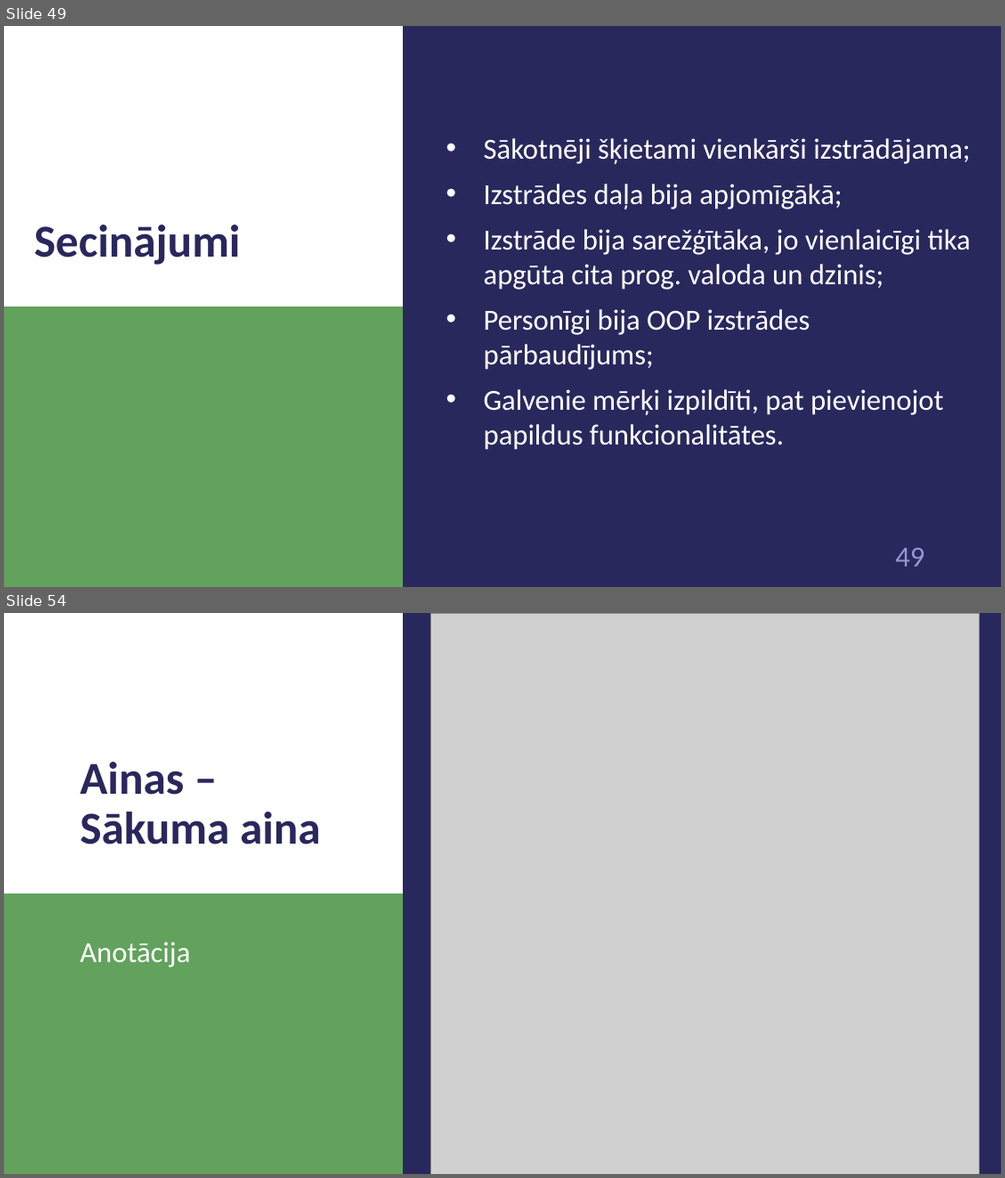
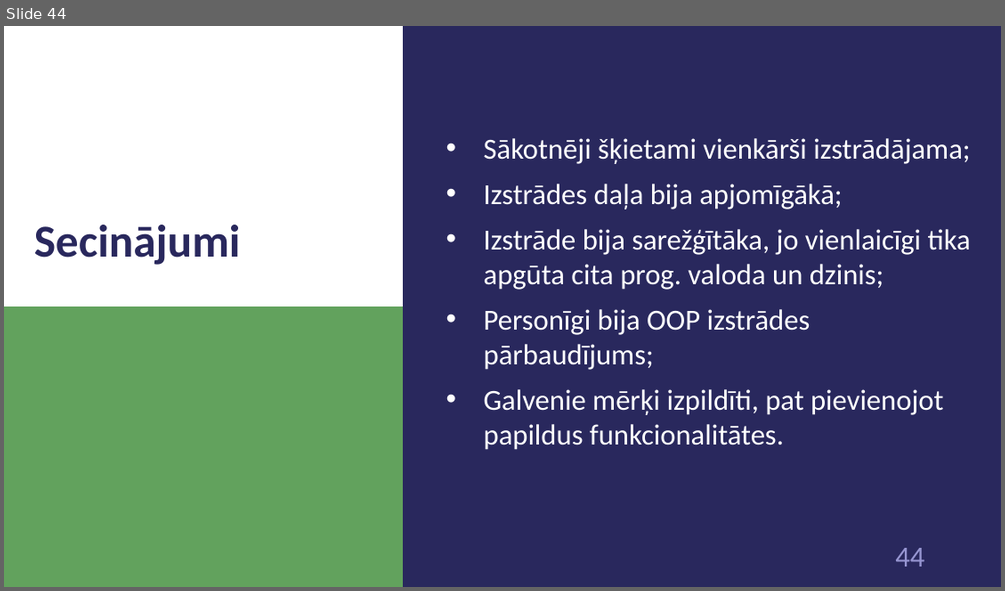
Before and after one commit to 1ivyatan/drumstalotajs, a slide deck: Documentation/Prezentācija.pptx. Shown one above the other, each under a label of ours: slides 49 and 54 before the commit, slide 44 after it; the slides between them are not shown. The pictures are 1005x1178 and 1005x591 pixels, drawn with LibreOffice and Linux fonts; fonts in the diff are those of the drawing; grey boxes stand for pictures. Boxes give left, top, right and bottom in pixels: in the first picture for what was removed or moved away, otherwise in the second. Text is boxed around its words. In the diff, an @@ line names an element or a change of style, - is before the commit and + after.

```diff
--- a/Documentation/Prezentācija.pptx
+++ b/Documentation/Prezentācija.pptx
@@ slide 54 removed at bbox=[4, 613, 1001, 1174], background #29285D; not listed: 2 template elements that a slide beside it also shows @@
@@ picture removed at bbox=[431, 613, 979, 1174] @@
@@ title removed at bbox=[80, 762, 321, 844] @@
-Ainas – Sākuma aina
@@ text removed at bbox=[80, 941, 190, 967] @@
-Anotācija
@@ what was slide 49 is now slide 44 @@
@@ page number at bbox=[895, 548, 924, 566]: text changed @@
-49
+44
```
Also in this commit, not shown: 7 slides changed, 25 other slides removed.
